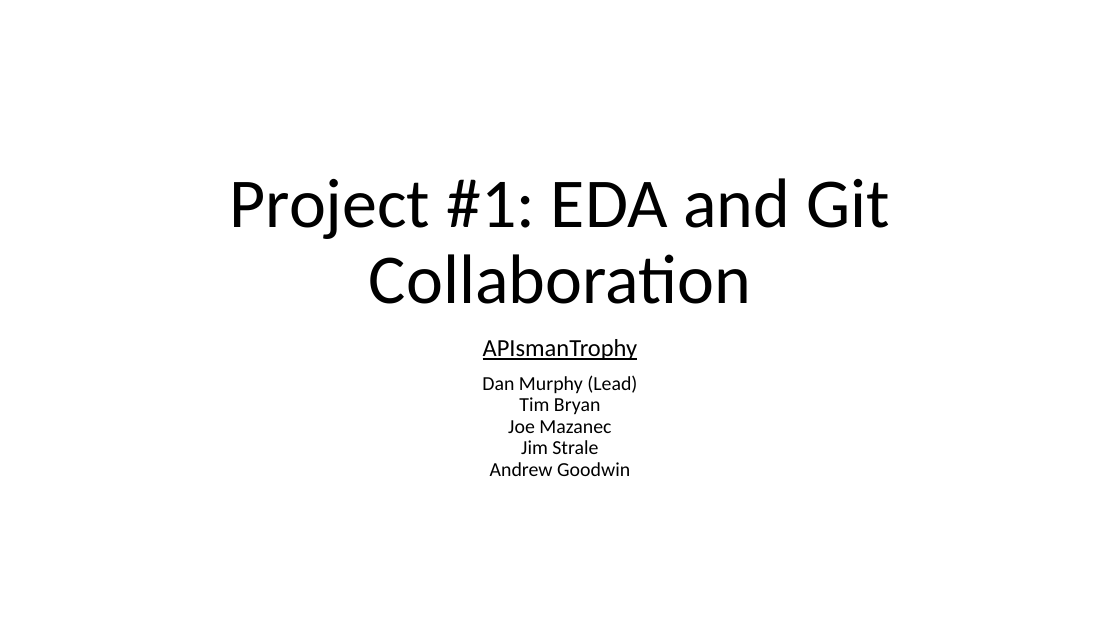
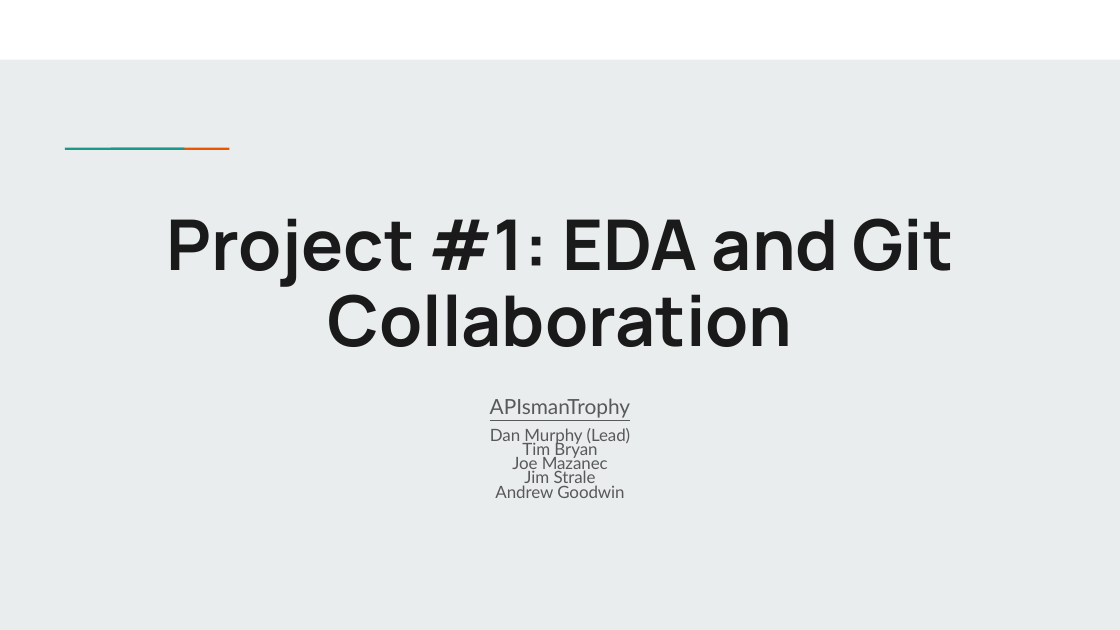
Before and after one commit to AndyGoodwin16/CFBGamesVSWeather, a slide deck: slide 1 of Project 1.pptx. Drawn at 1120x630 pixels with LibreOffice and Linux fonts; fonts in the diff are those of the drawing. Boxes give left, top, right and bottom in pixels: in the first picture for what was removed or moved away, otherwise in the second. Text is boxed around its words. In the diff, an @@ line names an element or a change of style, - is before the commit and + after.

```diff
--- a/Project 1.pptx
+++ b/Project 1.pptx
@@ background #FFFFFF to #E9EDEE @@
@@ rectangle added at [0,0,1120,60], fill #FFFFFF @@
@@ rectangle added at [102,146,148,152], fill #1A9988 @@
@@ rectangle added at [147,146,193,152], fill #EB5600 @@
@@ title "Project #1: EDA and Git ...": place and size @@
-title "Project #1: EDA and Git ..." at [230,178,890,304]
+title "Project #1: EDA and Git ..." at [167,218,954,347]
@@ title "Project #1: EDA and Git ..." at [167,218,954,347]: font Calibri to Manrope, text colour #000000 to #1A1A1A, bold on @@
@@ subtitle "APIsmanTrophy": place and size @@
-subtitle "APIsmanTrophy" at [482,339,638,476]
+subtitle "APIsmanTrophy" at [490,398,631,498]
@@ subtitle "APIsmanTrophy" at [490,398,631,498]: size 21 to 17.9 pt in "APIsmanTrophy"; font Calibri to Lato, text colour #000000 to #595959; size 17 to 14.4 pt in "Dan Murphy (Lead)", "Tim Bryan", "Joe Mazanec", "Jim Strale" and 1 more places; line spacing 0.9 to 0.7; less space between paragraphs; more space between paragraphs @@
```
Also in this commit, not shown: 7 other slides changed, 4 slides added, 5 slides removed.
